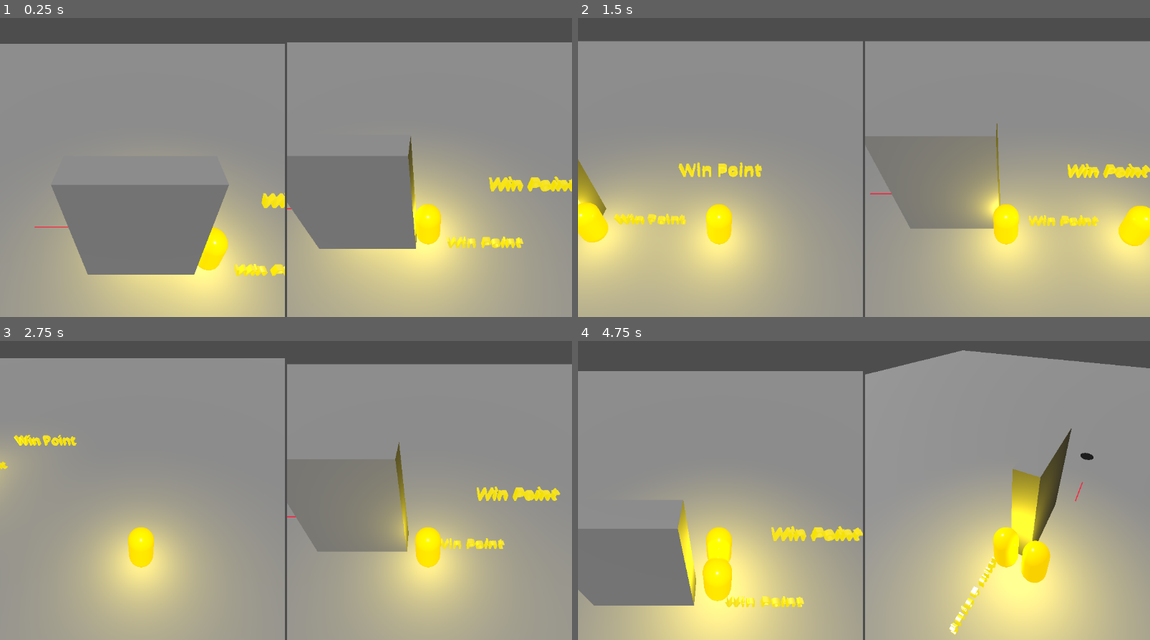
Above: before the commit, frames 1-4 (two rows, left to right).
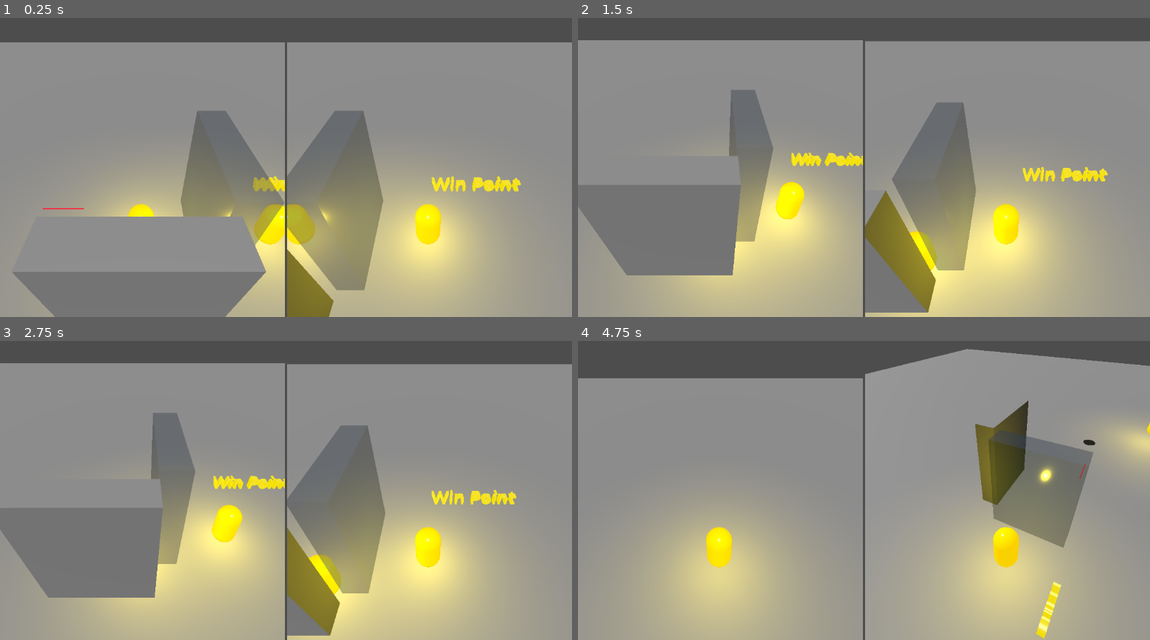
Above: after the commit, the same moments.

Repository: AmirHA-dotcom/BugsBuzzy
Game: Godot game, scene res://Scense/Main.tscn
Two runs of this game, one before a commit and one after it. Both use one fixed random seed, a clock stepped at 60 frames per second and the inputs below. This scene is started directly instead of the project's main scene.
Inputs:
- Up to frame 1 (0.25 s): no input
- Up to frame 2 (1.5 s): tap Enter (ui_accept) at 0.5, 0.77 s; hold D (p1_move_right) 0.53-1.28 s; tap Keypad 2 (p2_move_down) at 0.6 s; hold S (p1_move_down) from 1.28 s (still down); tap Keypad 4 (p2_move_left) at 1.35 s
- Up to frame 3 (2.75 s): tap Enter (ui_accept) at 1.52 s; release S (p1_move_down) at 2.03 s; hold D (p1_move_right) from 2.03 s (still down); tap Keypad 6 (p2_move_right) at 2.1 s
- Up to frame 4 (4.75 s): release D (p1_move_right) at 2.78 s; hold W (p1_move_up) 2.78-3.53 s; tap Keypad 8 (p2_move_up) at 2.85 s; tap Enter (ui_accept) at 3.02, 3.77, 4.52 s; hold Keypad 7 (p2_rotate_left) 3.53-4.28 s; hold A (p1_move_left) from 3.53 s (still down); tap Keypad 9 (p2_rotate_right) at 4.35 s

The runs differ from the first frame. In frame 1, 30% of the frame differs, in the area x 0-100%, y 8-100%; in frame 2, 36%, in the area x 0-100%, y 7-100%; in frame 3, 28%; in frame 4, 29%.

Commit message:
har chi moondeh

Diff:
--- /dev/null
+++ b/Map/glasswall.tscn
@@ -0,0 +1,31 @@
+[gd_scene load_steps=5 format=3 uid="uid://d2lq57pg6hrb6"]
+
+[sub_resource type="PhysicsMaterial" id="PhysicsMaterial_41n11"]
+
+[sub_resource type="BoxMesh" id="BoxMesh_oy5ar"]
+
+[sub_resource type="StandardMaterial3D" id="StandardMaterial3D_ojgbx"]
+transparency = 1
+albedo_color = Color(0.627451, 0.8117647, 1, 0.3019608)
+metallic = 0.42
+metallic_specular = 0.8
+roughness = 0.1
+clearcoat_enabled = true
+clearcoat_roughness = 0.1
+refraction_enabled = true
+refraction_scale = 0.03
+
+[sub_resource type="ConvexPolygonShape3D" id="ConvexPolygonShape3D_fx7mh"]
+points = PackedVector3Array(-0.5, -0.5, -0.5, 0.5, 0.5, 0.5, 0.5, -0.5, 0.5, 0.5, 0.5, -0.5, -0.5, 0.5, 0.5, 0.5, -0.5, -0.5, -0.5, -0.5, 0.5, -0.5, 0.5, -0.5)
+
+[node name="glasswall" type="StaticBody3D"]
+physics_material_override = SubResource("PhysicsMaterial_41n11")
+
+[node name="MeshInstance3D" type="MeshInstance3D" parent="."]
+transform = Transform3D(4, 0, 0, 0, 5, 0, 0, 0, 1, 0, 2.5, 0)
+mesh = SubResource("BoxMesh_oy5ar")
+surface_material_override/0 = SubResource("StandardMaterial3D_ojgbx")
+
+[node name="CollisionShape3D" type="CollisionShape3D" parent="."]
+transform = Transform3D(4, 0, 0, 0, 5, 0, 0, 0, 1, 0, 2.5, 0)
+shape = SubResource("ConvexPolygonShape3D_fx7mh")
--- a/Scense/Main.tscn
+++ b/Scense/Main.tscn
@@ -1,12 +1,12 @@
-[gd_scene load_steps=9 format=3 uid="uid://1xfvj1p7ev1x"]
+[gd_scene load_steps=9 format=3 uid="uid://bjnuhgq3sumdb"]
 
 [ext_resource type="PackedScene" uid="uid://chwnd3cftco3p" path="res://Map/floor.tscn" id="1_kh0yo"]
 [ext_resource type="PackedScene" uid="uid://dd3yne4nsjp6u" path="res://Map/wall.tscn" id="2_i1awr"]
 [ext_resource type="PackedScene" uid="uid://cq3n4hchfl5v5" path="res://Map/trap.tscn" id="3_35vgc"]
 [ext_resource type="PackedScene" uid="uid://ctaknjncpv3em" path="res://Map/FallTrap.tscn" id="4_bvni8"]
 [ext_resource type="PackedScene" uid="uid://d01ykwgu2i8xg" path="res://Player/player.tscn" id="5_b73pd"]
-[ext_resource type="PackedScene" uid="uid://1euwhhrkb7il" path="res://Map/win_point1.tscn" id="6_fa28u"]
-[ext_resource type="PackedScene" uid="uid://cgm8q2qvy4vx" path="res://Map/win_point2.tscn" id="7_p1rog"]
+[ext_resource type="PackedScene" uid="uid://d2lq57pg6hrb6" path="res://Map/glasswall.tscn" id="7_kh0yo"]
+[ext_resource type="PackedScene" path="res://Map/win_point2.tscn" id="7_p1rog"]
 
 [sub_resource type="Environment" id="Environment_7dr2q"]
 volumetric_fog_enabled = true
@@ -25,6 +25,7 @@
 transform = Transform3D(1, 0, 0, 0, 0.53358495, 0.84574646, 0, -0.84574646, 0.53358495, 0, 0, 0)
 
 [node name="wall" parent="." instance=ExtResource("2_i1awr")]
+transform = Transform3D(1, 0, 0, 0, 1, 0, 0, 0, 1, 0, 0, 2.8369336)
 
 [node name="Trap" parent="." instance=ExtResource("3_35vgc")]
 transform = Transform3D(1, 0, 0, 0, 1, 0, 0, 0, 1, -3.8027365, 0.0059845448, -1.5025456)
@@ -77,12 +78,25 @@
 render_target_update_mode = 4
 
 [node name="Player2" parent="Control/HBoxContainer/SubViewportContainer2/SubViewport" instance=ExtResource("5_b73pd")]
-transform = Transform3D(1, 0, 0, 0, 1, 0, 0, 0, 1, 1.5610292, 0.8142977, 0)
+transform = Transform3D(1, 0, 0, 0, 1, 0, 0, 0, 1, 5.263363, 0.8142977, 0)
 collision_layer = 4
 player_id = 2
 
-[node name="Win_Point1" parent="." instance=ExtResource("6_fa28u")]
+[node name="Win_Point1" parent="."]
+_import_path = NodePath("")
+unique_name_in_owner = false
+process_mode = 0
+process_priority = 0
+process_physics_priority = 0
+process_thread_group = 0
+physics_interpolation_mode = 0
+auto_translate_mode = 0
+editor_description = ""
 transform = Transform3D(3.865, 0, 0, 0, 3.865, 0, 0, 0, 3.865, 4.6601977, 0.8833017, 0.67069215)
+script = null
 
 [node name="Win_Point2" parent="." instance=ExtResource("7_p1rog")]
 transform = Transform3D(5.75, 0, 0, 0, 5.75, 0, 0, 0, 5.75, 7.5777917, 0.9478424, -2.2511606)
+
+[node name="glasswall" parent="." instance=ExtResource("7_kh0yo")]
+transform = Transform3D(-4.371139e-08, 0, 1, 0, 1, 0, -1, 0, -4.371139e-08, 2.485922, 0, 0)
Not shown: 1 places in Map/respawn_point.tscn that only renumber resources
